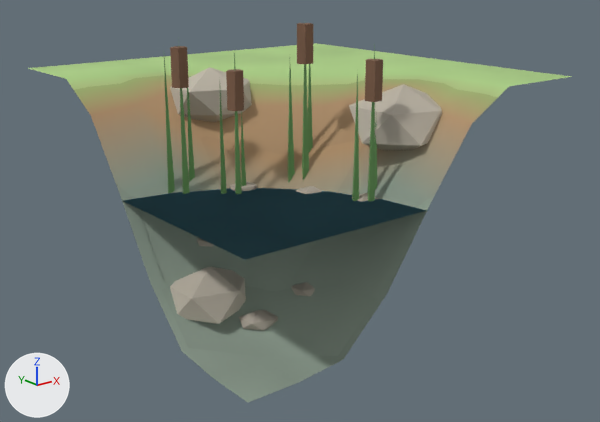
The glTF model packages/client/public/assets/kits/common/bank.outer.glb as it was, and as the next commit left it.
Rendered twice from a camera (50 mm lens) standing at (-0.828, -1.199, 0.399) and looking at (0.488, 0.446, -0.259). Lighting does not change. The marker at lower left points along +X, +Y and +Z. The first picture is the older version. Where no turn or scale is listed for an object, it has been applied to the vertices. Vertices at exactly the same position are counted once.

Script lines for the objects in view, before the commit:
```python
me_bank_outer_v0_land = bpy.data.meshes.new('bank.outer.v0.land')
me_bank_outer_v0_land.from_pydata(...)  # 153 vertices, 248 faces; spans x -0.5..0.5, y -0.5..0.5, z -0.275..0.275
me_bank_outer_v0_land.materials.append(mat_hv_common_atlas)
me_bank_outer_v1_land = bpy.data.meshes.new('bank.outer.v1.land')
me_bank_outer_v1_land.from_pydata(...)  # 169 vertices, 240 faces; spans x -0.5..0.5, y -0.5..0.5, z -0.35..0.35
me_bank_outer_v1_land.materials.append(mat_hv_common_atlas)
me_bank_outer_v2_land = bpy.data.meshes.new('bank.outer.v2.land')
me_bank_outer_v2_land.from_pydata(...)  # 117 vertices, 188 faces; spans x -0.5..0.5, y -0.5..0.5, z -0.286..0.286
me_bank_outer_v2_land.materials.append(mat_hv_common_atlas)
me_bank_outer_v2_water = bpy.data.meshes.new('bank.outer.v2.water')
me_bank_outer_v2_water.from_pydata(...)  # 24 vertices, 30 faces; spans x -0.25..0.25, y -0.25..0.25, z 0.0
me_bank_outer_v2_water.materials.append(mat_hv_common_water)
ob_bank_outer_v0_land = bpy.data.objects.new('bank.outer.v0.land', me_bank_outer_v0_land)
ob_bank_outer_v0_land.location = (0.5, 0.5, -0.175)
ob_bank_outer_v1_land = bpy.data.objects.new('bank.outer.v1.land', me_bank_outer_v1_land)
ob_bank_outer_v1_land.location = (0.5, 0.5, -0.1)
ob_bank_outer_v2_land = bpy.data.objects.new('bank.outer.v2.land', me_bank_outer_v2_land)
ob_bank_outer_v2_land.location = (0.5, 0.5, -0.164)
ob_bank_outer_v2_water = bpy.data.objects.new('bank.outer.v2.water', me_bank_outer_v2_water)
ob_bank_outer_v2_water.location = (0.25, 0.25, -0.15)
```
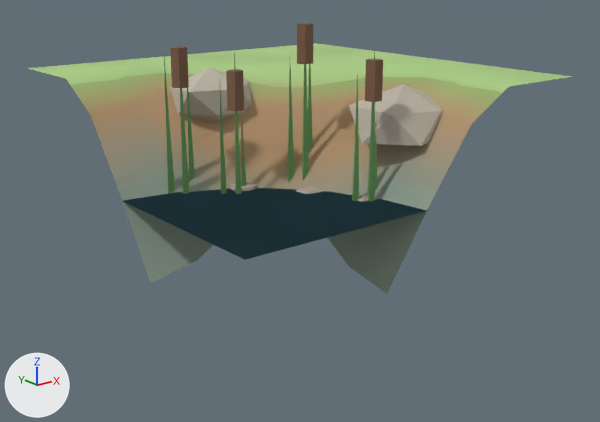
Where the newer file only moved an object's origin or applied its transform, the numbers keep the older frame.

What differs and where, as boxes (x1, y1, x2, y2) in the pictures (600 x 422 px):
```json
{"object": "bank.outer.v2.land", "change": "reshaped", "before": [28, 43, 572, 402], "after": [28, 43, 572, 294], "on screen": "30% shorter"}
{"object": "bank.outer.v1.land", "change": "reshaped", "before": [74, 23, 497, 357], "after": [71, 23, 502, 285]}
{"object": "bank.outer.v0.land", "change": "reshaped", "before": [140, 182, 409, 383], "after": [230, 182, 378, 202]}
{"part": 1, "of": "me_bank_outer_v0_land", "change": "deleted", "before": [291, 282, 315, 296]}
{"part": 2, "of": "me_bank_outer_v0_land", "change": "deleted", "before": [197, 238, 215, 247]}
{"part": 3, "of": "me_bank_outer_v0_land", "change": "deleted", "before": [239, 310, 278, 330]}
{"part": 4, "of": "me_bank_outer_v0_land", "change": "deleted", "before": [163, 237, 377, 383]}
{"part": 5, "of": "me_bank_outer_v1_land", "change": "deleted", "before": [161, 286, 376, 357]}
{"part": 6, "of": "me_bank_outer_v2_land", "change": "deleted", "before": [170, 267, 246, 324]}
{"part": 7, "of": "me_bank_outer_v2_land", "change": "deleted", "before": [151, 144, 425, 402]}
```

Edits to the scene script, one JSON object a line:
```json
{"block": "me_bank_outer_v0_land", "where": "# used by ob_bank_outer_v0_land; location = (0.5, 0.5, -0.175)"}
{"op": "remove", "block": "me_bank_outer_v0_land", "code": "me_bank_outer_v0_land.from_pydata(...)  # 153 vertices, 248 faces; spans x -0.5..0.5, y -0.5..0.5, z -0.275..0.275"}
{"op": "add", "block": "me_bank_outer_v0_land", "code": "me_bank_outer_v0_land.from_pydata(...)  # 105 vertices, 156 faces; spans x -0.5..0.5, y -0.5..0.5, z -0.143..0.275"}
{"block": "me_bank_outer_v0_land", "change": "me_bank_outer_v0_land part 1: the loose piece of 12 vertices spanning x -0.233..-0.169, y -0.341..-0.286, z -0.187..-0.156 is deleted"}
{"block": "me_bank_outer_v0_land", "change": "me_bank_outer_v0_land part 2: the loose piece of 12 vertices spanning x -0.363..-0.299, y -0.14..-0.091, z -0.095..-0.067 is deleted"}
{"block": "me_bank_outer_v0_land", "change": "me_bank_outer_v0_land part 3: the loose piece of 12 vertices spanning x -0.355..-0.251, y -0.319..-0.241, z -0.254..-0.209 is deleted"}
{"block": "me_bank_outer_v0_land", "change": "me_bank_outer_v0_land part 4"}
{"block": "me_bank_outer_v0_land", "change": "12 vertices are removed from x -0.5..-0.041, y -0.5..-0.097, z -0.275..0.01"}
{"block": "me_bank_outer_v0_land", "change": "32 faces are deleted"}
{"block": "me_bank_outer_v1_land", "where": "# used by ob_bank_outer_v1_land; location = (0.5, 0.5, -0.1)"}
{"op": "remove", "block": "me_bank_outer_v1_land", "code": "me_bank_outer_v1_land.from_pydata(...)  # 169 vertices, 240 faces; spans x -0.5..0.5, y -0.5..0.5, z -0.35..0.35"}
{"op": "add", "block": "me_bank_outer_v1_land", "code": "me_bank_outer_v1_land.from_pydata(...)  # 160 vertices, 199 faces; spans x -0.5..0.5, y -0.5..0.5, z -0.218..0.35"}
{"block": "me_bank_outer_v1_land", "change": "me_bank_outer_v1_land part 5"}
{"block": "me_bank_outer_v1_land", "change": "9 vertices are removed from x -0.5..-0.25, y -0.5..-0.25, z -0.35..-0.245"}
{"block": "me_bank_outer_v1_land", "change": "29 faces are deleted"}
{"block": "me_bank_outer_v1_land", "change": "other edits to the shape of me_bank_outer_v1_land do not show in these pictures"}
{"block": "me_bank_outer_v2_land", "where": "# used by ob_bank_outer_v2_land; location = (0.5, 0.5, -0.164)"}
{"op": "remove", "block": "me_bank_outer_v2_land", "code": "me_bank_outer_v2_land.from_pydata(...)  # 117 vertices, 188 faces; spans x -0.5..0.5, y -0.5..0.5, z -0.286..0.286"}
{"op": "add", "block": "me_bank_outer_v2_land", "code": "me_bank_outer_v2_land.from_pydata(...)  # 95 vertices, 143 faces; spans x -0.5..0.5, y -0.5..0.5, z -0.155..0.286"}
{"block": "me_bank_outer_v2_land", "change": "me_bank_outer_v2_land part 6: the loose piece of 12 vertices spanning x -0.477..-0.276, y -0.267..-0.096, z -0.269..-0.126 is deleted"}
{"block": "me_bank_outer_v2_land", "change": "me_bank_outer_v2_land part 7"}
{"block": "me_bank_outer_v2_land", "change": "10 vertices are removed from x -0.5..0.085, y -0.5..-0.25, z -0.286..0.091"}
{"block": "me_bank_outer_v2_land", "change": "25 faces are deleted"}
```
